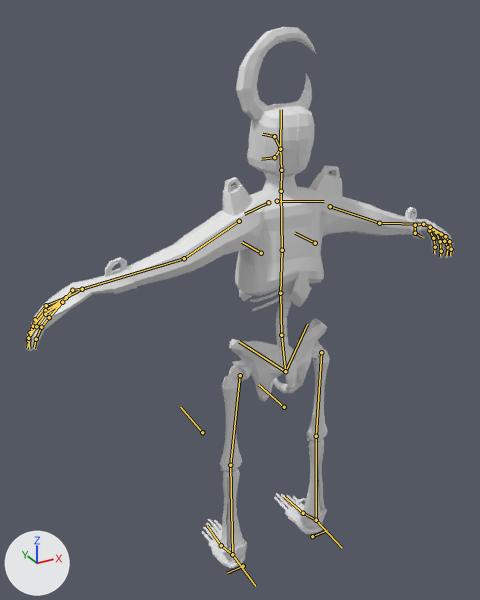
What one commit did to the Blender file salemstalker/Assets/3D/buildings/kyron.blend.
Rendered twice from a 50 mm lens placed at (-6.64, -9.45, 11.8), pointed at (-0.2, 2.27, 5.94). Every picture has the same lights, and +X, +Y and +Z are marked at lower left. The picture after the commit comes second. The bones that bend it are drawn over the model as lines.
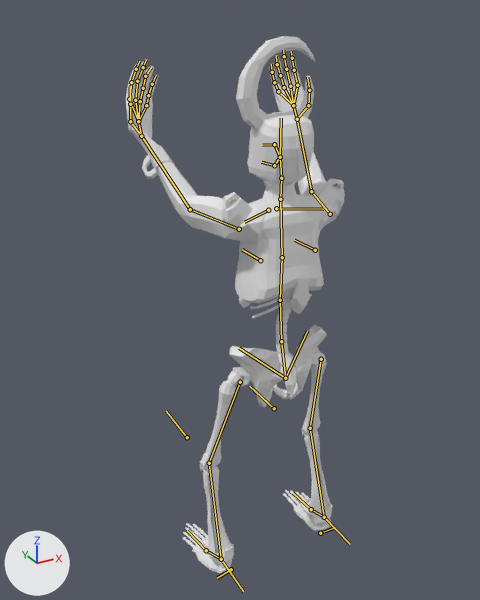
The newer file adds an action. The first version stands in its rest pose; the second is drawn at frame 51 of the action 'circleattack'.

Where the change shows, as pixel boxes (x1, y1, x2, y2) in the pictures (480 x 600 px):
'Cube.013', posed (49% narrower, 41% taller): before (26, 165, 454, 351); after (126, 51, 345, 314)
'Cube.010', posed (18% wider): before (202, 283, 330, 568); after (182, 290, 333, 573)
'Cube.012', posed: before (236, 27, 316, 197); after (236, 36, 315, 205)
bone 'spine', root to tip: before (285, 371) to (281, 335); after (285, 378) to (281, 341)
bone 'spine.008', root to tip: before (274, 136) to (262, 134); after (274, 144) to (262, 145)
bone 'spine.010', root to tip: before (274, 157) to (261, 159); after (274, 165) to (261, 162)
bone 'upper_arm.L', root to tip: before (239, 221) to (184, 258); after (239, 229) to (190, 209)
bone 'forearm.L', root to tip: before (184, 258) to (82, 289); after (190, 209) to (141, 136)
bone 'hand.L', root to tip: before (82, 289) to (66, 297); after (141, 136) to (138, 121)
bone 'forearm.L.001', root to tip: before (82, 289) to (72, 290); after (141, 136) to (130, 121)
bone 'forearm.L.003', root to tip: before (62, 302) to (47, 312); after (130, 104) to (130, 86)
bone 'upper_arm.R', root to tip: before (330, 206) to (379, 223); after (330, 214) to (311, 191)
bone 'forearm.R', root to tip: before (379, 223) to (423, 224); after (311, 191) to (297, 119)
bone 'hand.R', root to tip: before (423, 224) to (430, 227); after (297, 119) to (293, 105)
bone 'forearm.R.001', root to tip: before (423, 224) to (415, 225); after (297, 119) to (308, 105)
bone 'forearm.R.003', root to tip: before (415, 233) to (422, 237); after (309, 90) to (307, 77)
bone 'foot.L', root to tip: before (232, 554) to (221, 545); after (221, 559) to (206, 550)
bone 'foot.R', root to tip: before (316, 520) to (303, 513); after (324, 517) to (311, 509)
bone 'shin.L.001', root to tip: before (232, 554) to (255, 586); after (221, 559) to (243, 591)
bone 'thigh.L.001', root to tip: before (202, 432) to (180, 407); after (187, 437) to (166, 411)
bone 'shin.R.001', root to tip: before (316, 520) to (342, 548); after (324, 517) to (350, 544)
bone 'thigh.R.001', root to tip: before (284, 407) to (258, 384); after (274, 408) to (249, 386)

The change in detail:
Bone 'spine' (bone_spine) moves from (0.0, 0.0, 0.0) to (0.0, -0.028, 0.007).
Bone 'spine.008' (bone_spine_008) turns from (0, 0, 0) to (8, 0, 0) degrees about its own x, y and z.
Bone 'spine.010' (bone_spine_010) turns from (0, 0, 0) to (-10, 0, 0) degrees about its own x, y and z.
Bone 'upper_arm.L' (bone_upper_arm_l) turns from (0, 0, 0) to (100, -15, -72) degrees about its own x, y and z.
Bone 'forearm.L' (bone_forearm_l) turns from (0, 0, 0) to (18, -34, -23) degrees about its own x, y and z.
Bone 'hand.L' (bone_hand_l) turns from (0, 0, 0) to (9, -37, -15) degrees about its own x, y and z.
Bone 'forearm.L.001' (bone_forearm_l_001) turns from (0, 0, 0) to (1, -30, 25) degrees about its own x, y and z.
Bone 'forearm.L.003' (bone_forearm_l_003) turns from (0, 0, 0) to (11, 2, -10) degrees about its own x, y and z.
Bone 'upper_arm.R' (bone_upper_arm_r) turns from (0, 0, 0) to (100, 12, 71) degrees about its own x, y and z.
Bone 'forearm.R' (bone_forearm_r) turns from (0, 0, 0) to (22, 35, 24) degrees about its own x, y and z.
Bone 'hand.R' (bone_hand_r) turns from (0, 0, 0) to (10, 38, 13) degrees about its own x, y and z.
Bone 'forearm.R.001' (bone_forearm_r_001) turns from (0, 0, 0) to (3, 29, -27) degrees about its own x, y and z.
Bone 'forearm.R.003' (bone_forearm_r_003) turns from (0, 0, 0) to (5, -4, 48) degrees about its own x, y and z.
Bone 'foot.L' (bone_foot_l) turns from (0, 0, 0) to (-12, 1, -1) degrees about its own x, y and z.
Bone 'foot.R' (bone_foot_r) turns from (0, 0, 0) to (-10, 6, 11) degrees about its own x, y and z.
Bone 'shin.L.001' (bone_shin_l_001) moves from (0.0, 0.0, 0.0) to (0.057, 0.0, -0.001).
Bone 'thigh.L.001' (bone_thigh_l_001) moves from (0.0, 0.0, 0.0) to (0.02, 0.0, 0.001).
Bone 'thigh.L.001' (bone_thigh_l_001) is rescaled from (1.0, 1.0, 1.0) to (1.09, 1.0, 1.0).
Bone 'shin.R.001' (bone_shin_r_001) moves from (0.0, 0.0, 0.0) to (-0.046, 0.0, -0.001).
Bone 'thigh.R.001' (bone_thigh_r_001) moves from (0.0, 0.0, 0.0) to (0.09, 0.019, 0.001).
Bone 'thigh.R.001' (bone_thigh_r_001) is rescaled from (1.0, 1.0, 1.0) to (1.09, 1.0, 1.0).
